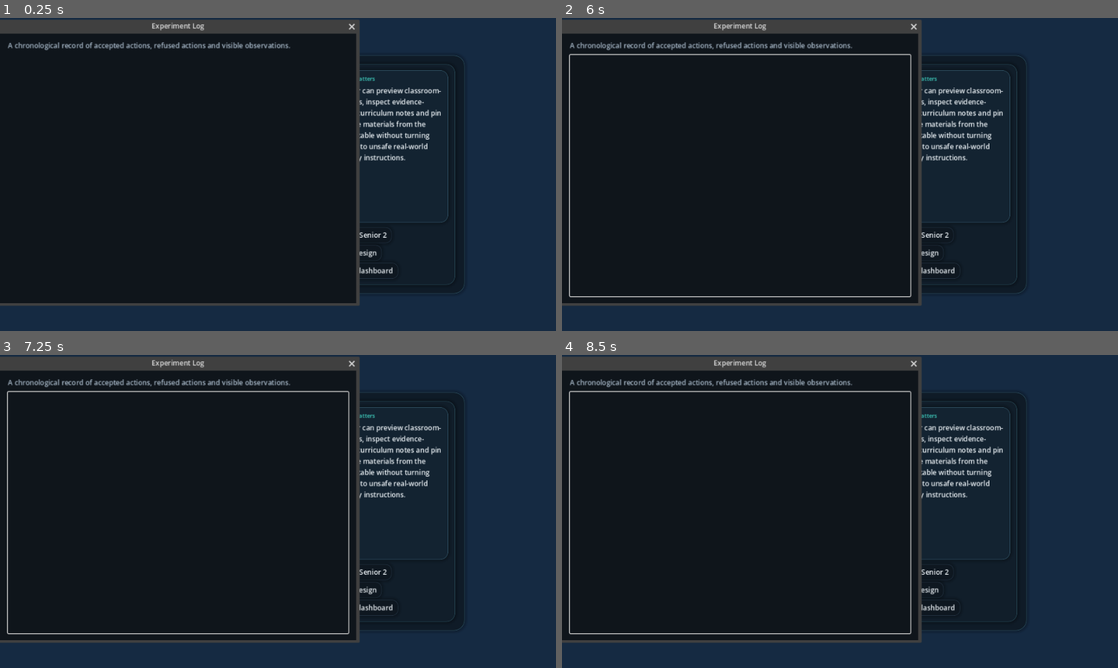
Above: before the commit, frames 1-4 (two rows, left to right).
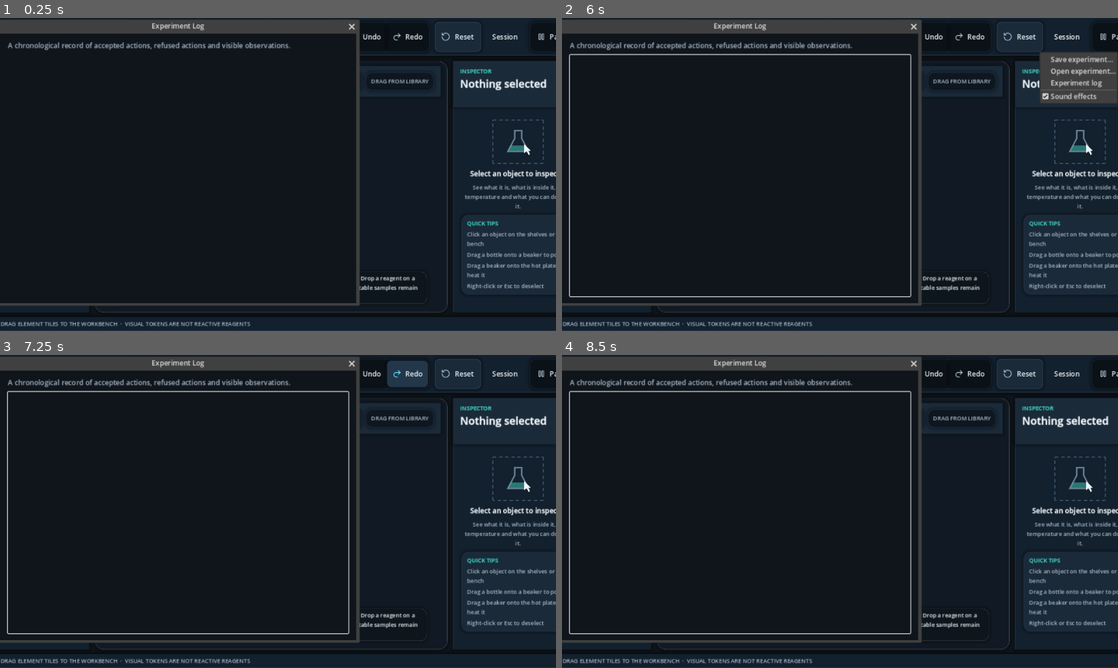
Above: after the commit, the same moments.

Repository: KareemMohammadeen/chemistry-lab-2d
Game: Godot game, scene res://scenes/main.tscn
Two runs of this game, one before a commit and one after it. Both use one fixed random seed, a clock stepped at 60 frames per second and the inputs below.
Inputs (mouse positions are in pixels of both pictures, inside the frame that each line leads up to; where the layout moved, square brackets give the same spot in the first picture):
- Up to frame 1 (0.25 s): no input
- Up to frame 2 (6 s): click (573, 255) at 0.5 s, where only the run before the commit has a clickable "Start guided virtual experime…"; click (573, 255) at 1.25 s, where only the run before the commit has a clickable "Start guided virtual experime…"; click (712, 252) at 2 s, where only the run before the commit has a clickable "Start Classroom Demo"; click (712, 252) at 2.75 s, where only the run before the commit has a clickable "Start Classroom Demo"; click (723, 39) [689, 43] at 3.5 s; click "Teacher Guide" at 4.25 s; click (928, 36) at 5 s, where only the run after the commit has a clickable "Undo"; click "Session" at 5.75 s
- Up to frame 3 (7.25 s): click (405, 373) at 6.5 s, where only the run after the commit has a clickable "Redo"
- Up to frame 4 (8.5 s): click (573, 527) at 7.25 s, where only the run before the commit has a clickable "Open periodic table & encyclo…"; click (573, 549) at 8 s, where only the run before the commit has a clickable "Learning guide & sources"

The runs differ from the first frame. In frame 1, 11% of the frame differs, in the area x 0-100%, y 0-99%; in frame 2, 12%; in frame 3, 10%; in frame 4, 11%.
Error after the commit: Parse Error: Could not parse global class "ReactionEngine" from "res://scripts/chemistry/reaction_engine.gd". (res://scripts/simulation/lab_simulation.gd:13)

Commit message:
Add generic reaction executor and simulation effect descriptors

Diff:
--- a/scripts/chemistry/reaction_engine.gd
+++ b/scripts/chemistry/reaction_engine.gd
@@ -181,3 +181,227 @@
 		return false
 	vessel.add_gas(chemical_id, amount_mol, ambient_pressure)
 	return true
+
+
+## Executes one registered reaction in a single deterministic step and returns the
+## chemistry result together with render-friendly effect descriptors.
+func execute_registered_reaction(reaction_id: String, vessel: VesselState,
+		extra_heat_capacity_j_per_k: float = 0.0) -> ReactionResult:
+	var result := ReactionResult.new()
+	result.reaction_id = reaction_id
+	if _db == null or vessel == null:
+		result.status = ReactionResult.Status.INVALID
+		result.message = "The reaction executor is missing its database or vessel."
+		result.errors.append(result.message)
+		return result
+	var reaction := _db.reactions.get(reaction_id) as ReactionDefinition
+	if reaction == null:
+		result.status = ReactionResult.Status.REJECTED
+		result.message = "The requested reaction does not exist."
+		result.errors.append(result.message)
+		return result
+	result.reaction_name = reaction.display_name
+	result.reaction_type = reaction.type
+	if not _reaction_is_allowed(reaction):
+		result.status = ReactionResult.Status.REJECTED
+		result.message = "The reaction is registered but disabled."
+		result.errors.append(result.message)
+		return result
+	match reaction.type:
+		"dissolution":
+			return _execute_dissolution_reaction(reaction, vessel)
+		"neutralisation":
+			return _execute_neutralisation_reaction(reaction, vessel, extra_heat_capacity_j_per_k)
+		_:
+			result.status = ReactionResult.Status.REJECTED
+			result.message = "No executor exists for reaction type '%s'." % reaction.type
+			result.errors.append(result.message)
+			return result
+
+
+func _execute_dissolution_reaction(reaction: ReactionDefinition, vessel: VesselState) -> ReactionResult:
+	var result := ReactionResult.new()
+	result.reaction_id = reaction.id
+	result.reaction_name = reaction.display_name
+	result.reaction_type = reaction.type
+	var chemical := _db.get_chemical(reaction.solute)
+	if chemical == null or chemical.state != "solid" or not chemical.virtual_simulation_enabled:
+		result.status = ReactionResult.Status.REJECTED
+		result.message = "The dissolution participant is missing or not enabled for the virtual model."
+		result.errors.append(result.message)
+		return result
+	var solvent_ml := AcidBase.aqueous_volume_ml(vessel, _db)
+	if solvent_ml <= 0.0:
+		result.status = ReactionResult.Status.NOT_MATCHED
+		result.message = "The vessel needs water before this solid can dissolve."
+		result.warnings.append("Dissolution is a read-only model until water is present.")
+		return result
+	var undissolved := float(vessel.solids.get(reaction.solute, 0.0))
+	if undissolved <= MIN_AMOUNT_G:
+		result.status = ReactionResult.Status.NOT_MATCHED
+		result.message = "There is no registered solid left to dissolve."
+		return result
+	var capacity_g := chemical.solubility_g_per_100ml(vessel.temperature_c) * solvent_ml / 100.0
+	var dissolved_g := float(vessel.dissolved.get(reaction.solute, 0.0))
+	var room_g := maxf(capacity_g - dissolved_g, 0.0)
+	if room_g <= MIN_AMOUNT_G:
+		_append_result_observation(result, vessel, "dissolve_saturated:%s" % reaction.solute,
+			"dissolution", reaction.observation("saturated"), "", "crystal_residue")
+		result.status = ReactionResult.Status.NOT_MATCHED
+		result.message = reaction.observation("saturated")
+		result.warnings.append("The solution is already at the current solubility limit.")
+		return result
+	var moved_g := minf(undissolved, room_g)
+	if moved_g <= MIN_AMOUNT_G:
+		result.status = ReactionResult.Status.NOT_MATCHED
+		result.message = "The model could not move enough solid into the solution.")
+		return result
+	vessel.solids[reaction.solute] = undissolved - moved_g
+	if float(vessel.solids[reaction.solute]) <= MIN_AMOUNT_G:
+		vessel.solids.erase(reaction.solute)
+	vessel.dissolved[reaction.solute] = dissolved_g + moved_g
+	result.consumed = {"solids": {reaction.solute: moved_g}}
+	result.produced = {"dissolved": {reaction.solute: moved_g}}
+	_append_result_observation(result, vessel, "dissolve_started:%s" % reaction.solute,
+		"dissolution", reaction.observation("started"), "", "dissolution_particles")
+	var colour_text := reaction.observation("colour")
+	if SolutionAppearance.solute_strength(vessel, _db, reaction.solute) >= _db.constant("colour_observation_threshold", 0.15):
+		_append_result_observation(result, vessel, "dissolve_colour:%s" % reaction.solute,
+			"colour_change", colour_text, reaction.explanation, "colour_shift")
+	if not vessel.solids.has(reaction.solute):
+		_append_result_observation(result, vessel, "dissolve_completed:%s" % reaction.solute,
+			"dissolution", reaction.observation("completed"), reaction.explanation, "solution_flow")
+		result.message = reaction.observation("completed")
+	else:
+		_append_result_observation(result, vessel, "dissolve_saturated:%s" % reaction.solute,
+			"dissolution", reaction.observation("saturated"), "", "crystal_residue")
+		result.message = reaction.observation("saturated")
+	result.status = ReactionResult.Status.EXECUTED
+	result.effects = _dissolution_effects(reaction, moved_g, vessel)
+	return result
+
+
+func _execute_neutralisation_reaction(reaction: ReactionDefinition, vessel: VesselState,
+		extra_heat_capacity_j_per_k: float) -> ReactionResult:
+	var result := ReactionResult.new()
+	result.reaction_id = reaction.id
+	result.reaction_name = reaction.display_name
+	result.reaction_type = reaction.type
+	var amounts := AcidBase.moles(vessel, _db)
+	var acid_mol := float(amounts["acid"])
+	var base_mol := float(amounts["base"])
+	if acid_mol <= MIN_MOLES or base_mol <= MIN_MOLES:
+		result.status = ReactionResult.Status.NOT_MATCHED
+		result.message = "The neutralisation participants are not both present in the vessel."
+		return result
+	var reacted_mol := minf(acid_mol, base_mol)
+	var new_mol := reacted_mol - vessel.neutralised_mol
+	if new_mol <= MIN_MOLES:
+		result.status = ReactionResult.Status.NOT_MATCHED
+		result.message = "The mixture is already neutralised to the current model precision."
+		return result
+	var before_temperature := vessel.temperature_c
+	var capacity := ThermalProperties.contents_capacity_j_per_k(vessel, _db) + extra_heat_capacity_j_per_k
+	if capacity > 0.0:
+		# enthalpy is negative for heat released, so the temperature rises.
+		vessel.temperature_c -= reaction.enthalpy_kj_per_mol * 1000.0 * new_mol / capacity
+		var pressure_limit := _db.constant("max_virtual_pressure_kpa", 300.0)
+		vessel.temperature_c = minf(vessel.temperature_c, vessel.max_temperature_c_for_pressure_limit(pressure_limit))
+	vessel.neutralised_mol = reacted_mol
+	result.temperature_delta_c = vessel.temperature_c - before_temperature
+	result.energy_kj = reaction.enthalpy_kj_per_mol * new_mol
+	result.consumed = {"acid_mol": new_mol, "base_mol": new_mol}
+	result.produced = _reaction_products_to_ledger(reaction, new_mol)
+	_append_result_observation(result, vessel, "neutralisation_heat", "heat",
+		reaction.observation("heat"), "", "heat_wave")
+	var imbalance := (acid_mol - base_mol) / maxf(acid_mol, base_mol)
+	var tolerance := _db.constant("neutral_ph_tolerance_fraction", 0.001)
+	var outcome := "neutral"
+	if imbalance > tolerance:
+		outcome = "acidic"
+	elif imbalance < -tolerance:
+		outcome = "basic"
+	_append_state_observation(result, vessel, "acid_base_outcome", outcome, "neutralisation",
+		reaction.observation(outcome), reaction.explanation, "indicator_shift")
+	result.effects = _neutralisation_effects(reaction, outcome, new_mol, result.temperature_delta_c)
+	result.status = ReactionResult.Status.EXECUTED
+	result.message = reaction.observation(outcome)
+	return result
+
+
+func _append_result_observation(result: ReactionResult, vessel: VesselState, key: String,
+		kind: String, text: String, explanation: String, effect_id: String = "") -> void:
+	if text.is_empty() or vessel.fired_observations.has(key):
+		return
+	vessel.fired_observations[key] = true
+	var entry := {"key": key, "kind": kind, "text": text, "explanation": explanation}
+	if not effect_id.is_empty():
+		entry["effect_id"] = effect_id
+	vessel.add_observation(entry)
+	result.observations.append(entry.duplicate(true))
+	if not effect_id.is_empty():
+		result.effects.append({"effect_id": effect_id, "kind": kind, "intensity": 1.0, "source": key})
+
+
+func _append_state_observation(result: ReactionResult, vessel: VesselState, key: String, state_value: String,
+		kind: String, text: String, explanation: String, effect_id: String = "") -> void:
+	if str(vessel.fired_observations.get(key, "")) == state_value:
+		return
+	vessel.fired_observations[key] = state_value
+	if text.is_empty():
+		return
+	var entry := {"key": key, "kind": kind, "text": text, "explanation": explanation}
+	if not effect_id.is_empty():
+		entry["effect_id"] = effect_id
+	vessel.add_observation(entry)
+	result.observations.append(entry.duplicate(true))
+	if not effect_id.is_empty():
+		result.effects.append({"effect_id": effect_id, "kind": kind, "intensity": 1.0, "source": key})
+
+
+func _dissolution_effects(reaction: ReactionDefinition, moved_g: float, vessel: VesselState) -> Array:
+	var effects: Array = []
+	var effect_strength := clampf(moved_g / maxf(moved_g + float(vessel.solids.get(reaction.solute, 0.0)), MIN_AMOUNT_G), 0.2, 1.0)
+	effects.append({"effect_id": "dissolution_particles", "kind": "particles", "intensity": effect_strength,
+		"reaction_id": reaction.id})
+	if not reaction.observation("colour").is_empty():
+		effects.append({"effect_id": "colour_shift", "kind": "colour", "intensity": 0.5,
+			"reaction_id": reaction.id})
+	if vessel.solids.has(reaction.solute):
+		effects.append({"effect_id": "crystal_residue", "kind": "precipitate", "intensity": 0.6,
+			"reaction_id": reaction.id})
+	return effects
+
+
+func _neutralisation_effects(reaction: ReactionDefinition, outcome: String, reacted_mol: float,
+		temperature_delta_c: float) -> Array:
+	var effects: Array = []
+	var heat_strength := clampf(absf(reaction.enthalpy_kj_per_mol) / 60.0, 0.25, 1.0)
+	if reacted_mol > MIN_MOLES:
+		effects.append({"effect_id": "heat_wave", "kind": "heat", "intensity": heat_strength,
+			"temperature_delta_c": temperature_delta_c, "reaction_id": reaction.id})
+	if outcome != "neutral":
+		effects.append({"effect_id": "indicator_shift", "kind": "colour", "intensity": 0.35,
+			"outcome": outcome, "reaction_id": reaction.id})
+	return effects
+
+
+func _reaction_products_to_ledger(reaction: ReactionDefinition, extent: float) -> Dictionary:
+	var ledger: Dictionary = {}
+	for participant_value in reaction.products:
+		if typeof(participant_value) != TYPE_DICTIONARY:
+			continue
+		var participant: Dictionary = participant_value
+		var chemical_id := str(participant.get("chemical_id", ""))
+		var phase := str(participant.get("phase", ""))
+		if chemical_id.is_empty() or phase.is_empty():
+			continue
+		var amount := float(participant.get("coefficient", 1.0)) * extent
+		if amount <= 0.0:
+			continue
+		if not ledger.has(phase):
+			ledger[phase] = {}
+		var phase_ledger: Dictionary = ledger[phase]
+		phase_ledger[chemical_id] = float(phase_ledger.get(chemical_id, 0.0)) + amount
+		ledger[phase] = phase_ledger
+	return ledger
